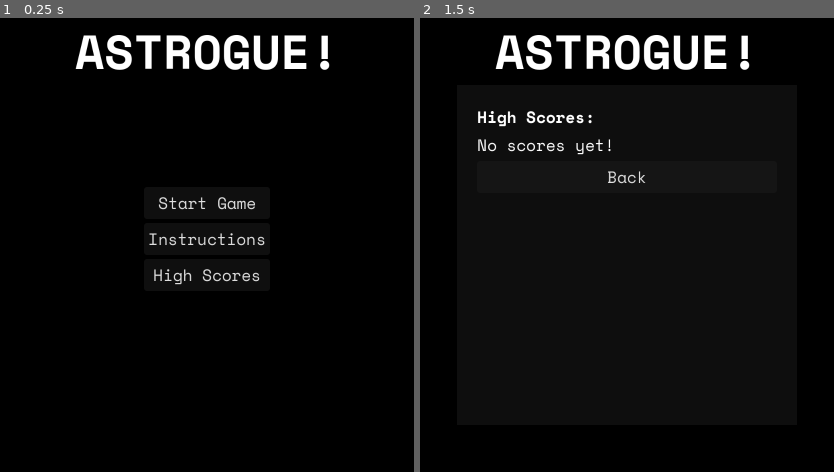
Above: before the commit, frames 1-2 (left to right).
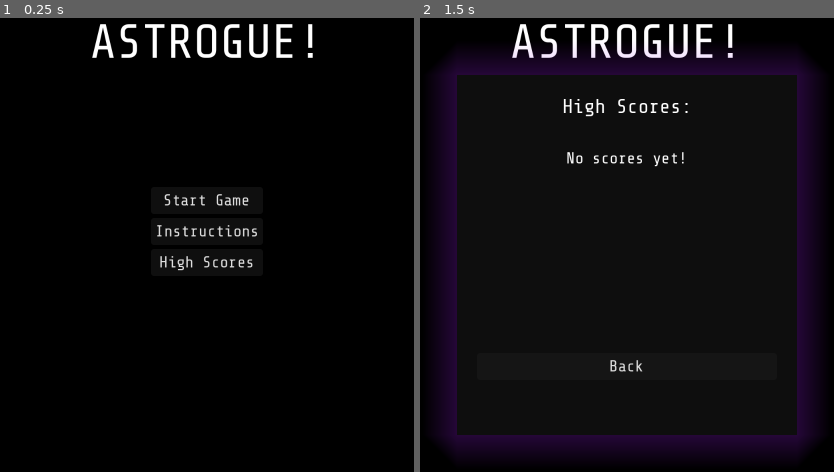
Above: after the commit, the same moments.

Repository: logoandrew/Astrogue
Game: Godot game, scene res://TitleScreen.tscn
The game is run twice, just before and just after one commit, with the same random seed, the same clock (stepped at 60 frames per second) and the same inputs.
Inputs:
- Up to frame 1 (0.25 s): no input
- Up to frame 2 (1.5 s): click "High Scores" at 0.5 s; click "Start Game" at 1.25 s

The runs differ from the first frame. In frame 1, 4.6% of the frame differs, in the area x 18-80%, y 1-59%; in frame 2, 18%, in the area x 4-96%, y 1-97%.

Commit message:
tweaks and bugfixes

Diff:
--- a/Main.tscn
+++ b/Main.tscn
@@ -1,7 +1,7 @@
 [gd_scene load_steps=10 format=3 uid="uid://japyvpunvb26"]
 
 [ext_resource type="Script" uid="uid://fugettr3tcxt" path="res://main.gd" id="1_glv2v"]
-[ext_resource type="FontFile" uid="uid://cehrteq34p0vs" path="res://fonts/SpaceMono-Regular.ttf" id="2_r0du0"]
+[ext_resource type="FontFile" uid="uid://baxrq1x64p2ip" path="res://fonts/ShareTechMono-Regular.ttf" id="2_lgr22"]
 [ext_resource type="Script" uid="uid://momyt4c4d30h" path="res://MiniMapDisplay.gd" id="2_uu6xs"]
 [ext_resource type="FontFile" uid="uid://bice5em53eool" path="res://fonts/SpaceMono-Italic.ttf" id="3_3dxm6"]
 [ext_resource type="FontFile" uid="uid://c3yofokgft3jw" path="res://fonts/SpaceMono-BoldItalic.ttf" id="4_lgr22"]
@@ -12,9 +12,13 @@
 
 [sub_resource type="StyleBoxFlat" id="StyleBoxFlat_uu6xs"]
 bg_color = Color(0.0605303, 0.0605303, 0.0605303, 1)
+shadow_color = Color(0.627451, 0.121569, 0.941176, 0.235294)
+shadow_size = 35
 
 [sub_resource type="StyleBoxFlat" id="StyleBoxFlat_r0du0"]
 bg_color = Color(0.0497766, 0.0497767, 0.0497766, 1)
+shadow_color = Color(0.627451, 0.121569, 0.941176, 0.235294)
+shadow_size = 35
 
 [node name="Main" type="Node2D"]
 process_mode = 3
@@ -31,8 +35,8 @@
 offset_right = 0.5
 offset_bottom = 48.0
 grow_horizontal = 2
-theme_override_fonts/font = ExtResource("2_r0du0")
-theme_override_font_sizes/font_size = 13
+theme_override_fonts/font = ExtResource("2_lgr22")
+theme_override_font_sizes/font_size = 15
 horizontal_alignment = 1
 
 [node name="MessageLog" type="RichTextLabel" parent="CanvasLayer"]
@@ -43,15 +47,15 @@
 anchor_bottom = 1.0
 grow_horizontal = 2
 grow_vertical = 0
-theme_override_fonts/normal_font = ExtResource("2_r0du0")
-theme_override_fonts/mono_font = ExtResource("2_r0du0")
+theme_override_fonts/normal_font = ExtResource("2_lgr22")
+theme_override_fonts/mono_font = ExtResource("2_lgr22")
 theme_override_fonts/italics_font = ExtResource("3_3dxm6")
 theme_override_fonts/bold_italics_font = ExtResource("4_lgr22")
 theme_override_fonts/bold_font = ExtResource("5_trn2v")
 theme_override_font_sizes/bold_italics_font_size = 14
 theme_override_font_sizes/italics_font_size = 14
-theme_override_font_sizes/mono_font_size = 14
-theme_override_font_sizes/normal_font_size = 14
+theme_override_font_sizes/mono_font_size = 15
+theme_override_font_sizes/normal_font_size = 15
 theme_override_font_sizes/bold_font_size = 14
 bbcode_enabled = true
 scroll_following = true
@@ -111,16 +115,18 @@
 offset_bottom = 46.5
 grow_horizontal = 2
 grow_vertical = 2
+alignment = 1
 
 [node name="Label" type="Label" parent="CanvasLayer/EnterHighScorePanel/VBoxContainer"]
 layout_mode = 2
-theme_override_fonts/font = ExtResource("5_trn2v")
+theme_override_fonts/font = ExtResource("2_lgr22")
 text = "New High Score!"
 horizontal_alignment = 1
 
 [node name="LineEdit" type="LineEdit" parent="CanvasLayer/EnterHighScorePanel/VBoxContainer"]
+custom_minimum_size = Vector2(300, 0)
 layout_mode = 2
-theme_override_fonts/font = ExtResource("2_r0du0")
+theme_override_fonts/font = ExtResource("2_lgr22")
 placeholder_text = "Enter your initials..."
 alignment = 1
 max_length = 3
@@ -128,7 +134,7 @@
 
 [node name="SubmitButton" type="Button" parent="CanvasLayer/EnterHighScorePanel/VBoxContainer"]
 layout_mode = 2
-theme_override_fonts/font = ExtResource("2_r0du0")
+theme_override_fonts/font = ExtResource("2_lgr22")
 text = "Submit"
 
 [node name="QuitDialogue" type="Panel" parent="CanvasLayer"]
@@ -158,7 +164,7 @@
 
 [node name="Label" type="Label" parent="CanvasLayer/QuitDialogue/VBoxContainer"]
 layout_mode = 2
-theme_override_fonts/font = ExtResource("5_trn2v")
+theme_override_fonts/font = ExtResource("2_lgr22")
 text = "Quit to main menu?"
 horizontal_alignment = 1
 
@@ -168,12 +174,12 @@
 
 [node name="YesBtn" type="Button" parent="CanvasLayer/QuitDialogue/VBoxContainer/HBoxContainer"]
 layout_mode = 2
-theme_override_fonts/font = ExtResource("2_r0du0")
+theme_override_fonts/font = ExtResource("2_lgr22")
 text = "Yes"
 
 [node name="NoBtn" type="Button" parent="CanvasLayer/QuitDialogue/VBoxContainer/HBoxContainer"]
 layout_mode = 2
-theme_override_fonts/font = ExtResource("2_r0du0")
+theme_override_fonts/font = ExtResource("2_lgr22")
 text = "No"
 
 [node name="Timer" type="Timer" parent="."]
--- a/TitleScreen.gd
+++ b/TitleScreen.gd
@@ -16,16 +16,25 @@
 
 func _on_high_score_list_pressed() -> void:
 	var score_list_label = $HighScoresPanel/VBoxContainer/ScoreListLabel
-	score_list_label.text = ""
+	var score_text = ""
 
 	if GameState.high_scores.is_empty():
-		score_list_label.text = "No scores yet!"
+		score_text = "No scores yet!"
 	else:
+		var max_score_length = 0
+		for entry in GameState.high_scores:
+			var score_len = str(entry["score"]).length()
+			if score_len > max_score_length:
+				max_score_length = score_len
 		for i in range(GameState.high_scores.size()):
 			var entry = GameState.high_scores[i]
 			var rank = i + 1
 			var tag = entry["tag"]
-			var score = entry["score"]
-			score_list_label.text += str(rank) + ". " + str(tag) + " - " + str(score) + "\n"
+			var score_str = str(entry["score"])
+			while score_str.length() < max_score_length:
+				score_str = " " + score_str
+			score_text += str(rank).pad_zeros(2) + ". " + str(tag) + " - " + str(score_str) + "\n"
+
+	score_list_label.bbcode_text = score_text
 
 	$HighScoresPanel.show()
--- a/TitleScreen.tscn
+++ b/TitleScreen.tscn
@@ -2,7 +2,7 @@
 
 [ext_resource type="Script" uid="uid://6r6ywfsid7cp" path="res://TitleScreen.gd" id="1_fnlyl"]
 [ext_resource type="FontFile" uid="uid://dr45t2n75w68l" path="res://fonts/SpaceMono-Bold.ttf" id="2_2k3je"]
-[ext_resource type="FontFile" uid="uid://cehrteq34p0vs" path="res://fonts/SpaceMono-Regular.ttf" id="3_skwql"]
+[ext_resource type="FontFile" uid="uid://baxrq1x64p2ip" path="res://fonts/ShareTechMono-Regular.ttf" id="2_skwql"]
 [ext_resource type="FontFile" uid="uid://bice5em53eool" path="res://fonts/SpaceMono-Italic.ttf" id="4_6iguo"]
 [ext_resource type="FontFile" uid="uid://c3yofokgft3jw" path="res://fonts/SpaceMono-BoldItalic.ttf" id="5_g3l3g"]
 
@@ -12,6 +12,8 @@
 expand_margin_top = 20.0
 expand_margin_right = 20.0
 expand_margin_bottom = 20.0
+shadow_color = Color(0.627451, 0.121569, 0.941176, 0.235294)
+shadow_size = 35
 
 [node name="Control" type="Control"]
 layout_mode = 3
@@ -31,7 +33,7 @@
 offset_right = 44.5
 offset_bottom = 23.0
 grow_horizontal = 2
-theme_override_fonts/font = ExtResource("2_2k3je")
+theme_override_fonts/font = ExtResource("2_skwql")
 theme_override_font_sizes/font_size = 48
 text = "ASTROGUE!"
 horizontal_alignment = 1
@@ -53,17 +55,17 @@
 
 [node name="StartGame" type="Button" parent="VBoxContainer"]
 layout_mode = 2
-theme_override_fonts/font = ExtResource("3_skwql")
+theme_override_fonts/font = ExtResource("2_skwql")
 text = "Start Game"
 
 [node name="Instructions" type="Button" parent="VBoxContainer"]
 layout_mode = 2
-theme_override_fonts/font = ExtResource("3_skwql")
+theme_override_fonts/font = ExtResource("2_skwql")
 text = "Instructions"
 
 [node name="HighScoreList" type="Button" parent="VBoxContainer"]
 layout_mode = 2
-theme_override_fonts/font = ExtResource("3_skwql")
+theme_override_fonts/font = ExtResource("2_skwql")
 text = "High Scores"
 
 [node name="InstructionsPanel" type="Panel" parent="."]
@@ -94,15 +96,16 @@
 [node name="RichTextLabel" type="RichTextLabel" parent="InstructionsPanel/VBoxContainer"]
 custom_minimum_size = Vector2(0, 300)
 layout_mode = 2
-theme_override_fonts/normal_font = ExtResource("3_skwql")
-theme_override_fonts/mono_font = ExtResource("3_skwql")
+theme_override_constants/line_separation = 5
+theme_override_fonts/normal_font = ExtResource("2_skwql")
+theme_override_fonts/mono_font = ExtResource("2_skwql")
 theme_override_fonts/italics_font = ExtResource("4_6iguo")
 theme_override_fonts/bold_italics_font = ExtResource("5_g3l3g")
 theme_override_fonts/bold_font = ExtResource("2_2k3je")
 theme_override_font_sizes/bold_italics_font_size = 13
 theme_override_font_sizes/italics_font_size = 13
-theme_override_font_sizes/mono_font_size = 13
-theme_override_font_sizes/normal_font_size = 13
+theme_override_font_sizes/mono_font_size = 14
+theme_override_font_sizes/normal_font_size = 14
 theme_override_font_sizes/bold_font_size = 13
 bbcode_enabled = true
 text = "[b]Directive // OPERATION: ASTROGUE // Top Secret[/b]
@@ -113,7 +116,7 @@
 
 TERRAIN: The hive walls [b][#][/b] are impenetrable. Navigate the open floor corridors [b][.][/b]. Your suit's tactical display (bottom right) will automatically map all explored areas.
 
-MOVEMENT [b][UP, DOWN, LEFT, RIGHT][/b]: Standard suit locomotion. Proceed with extreme caution. Every step in the dark could be your last.
+MOVEMENT [b][UP, DOWN, LEFT, RIGHT][/b]: Standard suit movement. Proceed with extreme caution. Every step in the dark could be your last.
 
 HOSTILES [b][A][/b]: Your goal is extermination. Your suit is not rated for sustained combat; expect missed attacks. To engage, attempt to move into an occupied tile.
 
@@ -135,12 +138,12 @@
 
 [node name="Back" type="Button" parent="InstructionsPanel/VBoxContainer"]
 layout_mode = 2
-theme_override_fonts/font = ExtResource("3_skwql")
+theme_override_fonts/font = ExtResource("2_skwql")
 text = "Back"
 
 [node name="HighScoresPanel" type="Panel" parent="."]
 visible = false
-custom_minimum_size = Vector2(300, 300)
+custom_minimum_size = Vector2(300, 320)
 layout_mode = 1
 anchors_preset = 8
 anchor_left = 0.5
@@ -160,21 +163,31 @@
 anchors_preset = 15
 anchor_right = 1.0
 anchor_bottom = 1.0
+offset_bottom = 20.0
 grow_horizontal = 2
 grow_vertical = 2
 
 [node name="Label" type="Label" parent="HighScoresPanel/VBoxContainer"]
+custom_minimum_size = Vector2(0, 50)
 layout_mode = 2
-theme_override_fonts/font = ExtResource("2_2k3je")
+theme_override_fonts/font = ExtResource("2_skwql")
+theme_override_font_sizes/font_size = 20
 text = "High Scores:"
+horizontal_alignment = 1
 
-[node name="ScoreListLabel" type="Label" parent="HighScoresPanel/VBoxContainer"]
+[node name="ScoreListLabel" type="RichTextLabel" parent="HighScoresPanel/VBoxContainer"]
+custom_minimum_size = Vector2(0, 200)
 layout_mode = 2
-theme_override_fonts/font = ExtResource("3_skwql")
+theme_override_fonts/normal_font = ExtResource("2_skwql")
+theme_override_fonts/mono_font = ExtResource("2_skwql")
+theme_override_fonts/italics_font = ExtResource("4_6iguo")
+theme_override_fonts/bold_italics_font = ExtResource("5_g3l3g")
+theme_override_fonts/bold_font = ExtResource("2_2k3je")
+horizontal_alignment = 1
 
 [node name="Back" type="Button" parent="HighScoresPanel/VBoxContainer"]
 layout_mode = 2
-theme_override_fonts/font = ExtResource("3_skwql")
+theme_override_fonts/font = ExtResource("2_skwql")
 text = "Back"
 
 [connection signal="pressed" from="VBoxContainer/StartGame" to="." method="_on_start_game_pressed"]
--- a/main.gd
+++ b/main.gd
@@ -27,6 +27,7 @@
 var light_dur_init = GameState.light_durability
 var max_light_dur_init = GameState.max_light_durability
 var game_is_paused = false
+var tile_font = preload("res://fonts/SpaceMono-Regular.ttf")
 
 # --- Godot Functions ---
 func _ready():
@@ -57,6 +58,7 @@
 		# Reset game state for a new run
 		GameState.score = 0
 		GameState.level = 1
+		GameState.max_player_hp = 10
 		GameState.player_hp = GameState.max_player_hp
 		GameState.has_light_source = true
 		GameState.light_durability = light_dur_init
@@ -144,19 +146,19 @@
 				player["hp"] += 5
 				player["hp"] = min(player["hp"], GameState.max_player_hp)
 				GameState.player_hp = player["hp"]
-				log_message("You heal yourself", Color.DEEP_SKY_BLUE)
+				log_message("You repair your spacesuit.", Color.DEEP_SKY_BLUE)
 				update_ui()
 				map_data[target_x][target_y] = 0
 				tile_nodes[target_y][target_x].text = tile_definitions[0]["char"]
 			else:
-				log_message("You don't need health.", Color.GRAY)
+				log_message("You don't need repairs.", Color.GRAY)
 				update_fog()
 				return
 		if target_tile_type == 6:
 			GameState.max_player_hp += 1
 			player["hp"] += 1
 			player["hp"] = min(player["hp"], GameState.max_player_hp)
-			log_message("You found a piece of armor", Color.SEA_GREEN)
+			log_message("You scavenge a piece of armor", Color.SEA_GREEN)
 			update_ui()
 			map_data[target_x][target_y] = 0
 			tile_nodes[target_y][target_x].text = tile_definitions[0]["char"]
@@ -184,14 +186,15 @@
 			GameState.level += 1
 			if GameState.light_durability > 0:
 				GameState.has_light_source = true
+			get_tree().reload_current_scene()
 			log_message("You descend to level " + str(GameState.level) + "!", Color.GOLD)
-			get_tree().reload_current_scene()
+
 
 	if GameState.has_light_source and (dx != 0 or dy != 0):
 		GameState.light_durability -= 1
 		if GameState.light_durability <= 0:
 			GameState.has_light_source = false
-			log_message("Your LIT unit sputters and dies!", Color.RED)
+			log_message("Your LIT unit flickers and goes dark!", Color.RED)
 		update_ui()
 
 	if GameState.has_light_source:
@@ -428,6 +431,7 @@
 			fog_row.append(0)
 			var tile_type = map_data[y][x]
 			var new_tile = Label.new()
+			new_tile.add_theme_font_override("font", tile_font)
 			if tile_definitions.has(tile_type):
 				var tile_def = tile_definitions[tile_type]
 				new_tile.text = tile_def["char"]
@@ -447,6 +451,7 @@
 func create_actor_labels():
 	for actor in actors:
 		var new_label = Label.new()
+		new_label.add_theme_font_override("font", tile_font)
 		new_label.text = actor["char"]
 		new_label.modulate = actor["color"]
 		if actor == player:
@@ -574,6 +579,8 @@
 	var player_tag = line_edit.text.to_upper()
 	if player_tag.length() > 3:
 		player_tag = player_tag.substr(0, 3)
+	while player_tag.length() < 3:
+		player_tag += " "
 	var new_score_entry = { "tag": player_tag, "score": GameState.score }
 	GameState.high_scores.append(new_score_entry)
 	GameState.high_scores.sort_custom(func(a, b): return a.score > b.score)
@@ -588,11 +595,14 @@
 
 func _on_yes_quit_pressed() -> void:
 	game_is_paused = false
+	get_tree().paused = false
 	GameState.score = 0
 	GameState.level = 1
+	GameState.max_player_hp = 10
 	GameState.player_hp = GameState.max_player_hp
-	GameState.has_light_source = false
-	GameState.light_durability = 0
+	GameState.has_light_source = true
+	GameState.light_durability = light_dur_init
+	GameState.max_light_durability = max_light_dur_init
 	get_tree().change_scene_to_file("res://TitleScreen.tscn")
 
 
Binary file added: fonts/ShareTechMono-Regular.ttf
